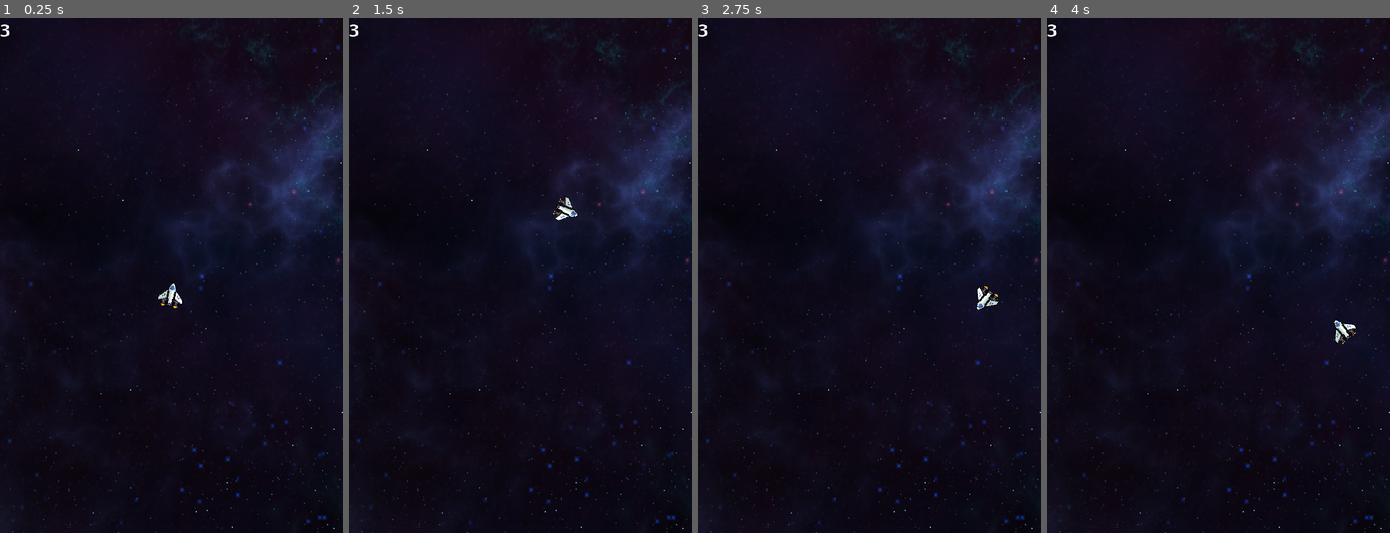
Above: before the commit, frames 1-4 (left to right).
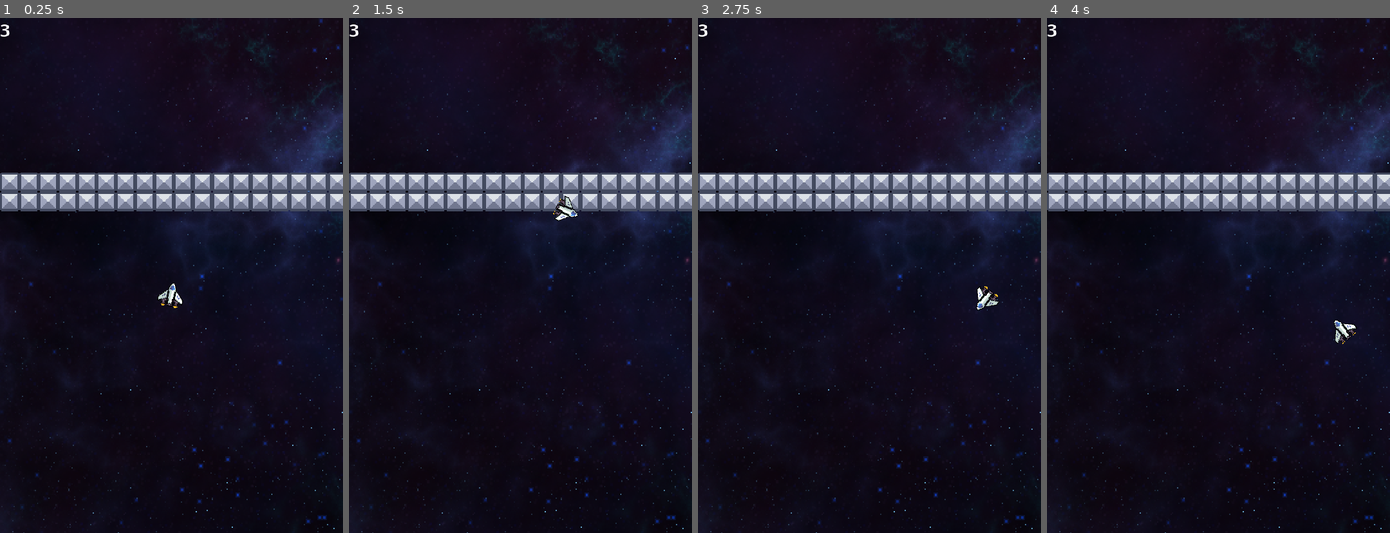
Above: after the commit, the same moments.

Repository: Alxlol/NeonSurge2
Game: Godot game, scene res://Levels/World.tscn
Same seed, same stepped clock (60 frames per second), same inputs: the game is played once before the commit and once after it.
Inputs (mouse positions are in pixels of both pictures, inside the frame that each line leads up to):
- Up to frame 1 (0.25 s): no input
- Up to frame 2 (1.5 s): move the mouse to (595, 249) at 0.52 s; hold Space (Thrust) 0.53-1.25 s; tap Ctrl (Rotate) at 0.6 s; click (595, 249) at 0.67 s; drag from (451, 301) to (503, 378) at 1.27 s
- Up to frame 3 (2.75 s): move the mouse to (903, 162) at 2.02 s; hold Space (Thrust) from 2.03 s (still down); tap Ctrl (Rotate) at 2.1 s
- Up to frame 4 (4 s): release Space (Thrust) at 2.75 s; drag from (1201, 378) to (1115, 198) at 2.77 s; move the mouse to (1321, 352) at 3.52 s; tap Ctrl (Rotate) at 3.6 s

The runs differ from the first frame. In frame 1, 7.4% of the frame differs, in the area x 0-100%, y 30-38%; in frame 2, 7.3%; in frame 3, 7.4%; in frame 4, 7.4%.

Commit message:
added tilemaps

Diff:
--- a/Levels/World.tscn
+++ b/Levels/World.tscn
@@ -1,8 +1,30 @@
-[gd_scene load_steps=4 format=3 uid="uid://cxcsf8cg45ri1"]
+[gd_scene load_steps=7 format=3 uid="uid://cxcsf8cg45ri1"]
 
 [ext_resource type="Texture2D" uid="uid://kbrla5nieg6n" path="res://Art/Backgrounds/Blue_Nebula_01-1024x1024.png" id="1_yec5f"]
 [ext_resource type="PackedScene" uid="uid://dyjasjxoi31kg" path="res://Actors/Characters/Player/Player.tscn" id="2_yugho"]
 [ext_resource type="PackedScene" uid="uid://kghdlox5n662" path="res://UI/UserInterface.tscn" id="3_xjwvt"]
+[ext_resource type="Texture2D" uid="uid://btv6a7dw3qxdj" path="res://Art/Tilemap/rock_packed.png" id="4_b04vn"]
+
+[sub_resource type="TileSetAtlasSource" id="TileSetAtlasSource_khwgc"]
+texture = ExtResource("4_b04vn")
+texture_region_size = Vector2i(18, 18)
+9:3/0 = 0
+9:4/0 = 0
+9:0/0 = 0
+9:1/0 = 0
+0:0/0 = 0
+1:0/0 = 0
+2:0/0 = 0
+3:0/0 = 0
+4:0/0 = 0
+5:0/0 = 0
+6:0/0 = 0
+7:0/0 = 0
+8:0/0 = 0
+
+[sub_resource type="TileSet" id="TileSet_s1b63"]
+tile_size = Vector2i(18, 18)
+sources/0 = SubResource("TileSetAtlasSource_khwgc")
 
 [node name="Main" type="Node"]
 metadata/_edit_horizontal_guides_ = [37.0]
@@ -23,3 +45,8 @@
 position = Vector2(160, 256)
 
 [node name="UserInterface" parent="." instance=ExtResource("3_xjwvt")]
+
+[node name="TileMap" type="TileMap" parent="."]
+tile_set = SubResource("TileSet_s1b63")
+format = 2
+layer_0/tile_data = PackedInt32Array(524290, 0, 0, 524291, 0, 0, 524292, 0, 0, 524293, 0, 0, 524294, 0, 0, 524295, 0, 0, 524296, 0, 0, 524297, 0, 0, 524298, 0, 0, 524299, 0, 0, 524300, 0, 0, 524301, 0, 0, 524302, 0, 0, 589826, 0, 0, 589827, 0, 0, 589828, 0, 0, 589829, 0, 0, 589830, 0, 0, 589831, 0, 0, 589832, 0, 0, 589833, 0, 0, 589834, 0, 0, 589835, 0, 0, 589836, 0, 0, 589837, 0, 0, 589838, 0, 0, 524303, 0, 0, 524304, 0, 0, 524305, 0, 0, 589841, 0, 0, 589840, 0, 0, 589839, 0, 0, 589825, 0, 0, 589824, 0, 0, 524288, 0, 0, 524289, 0, 0)
Binary file removed: Art/CelestialObjects/CelestialObjects.png
Binary file added: Art/Tilemap/rock.png
Not shown, added: Art/Tilemap/rock.png.import
Binary file added: Art/Tilemap/rock_packed.png
Not shown, changed: Art/Tilemap/rock_packed.png.import
